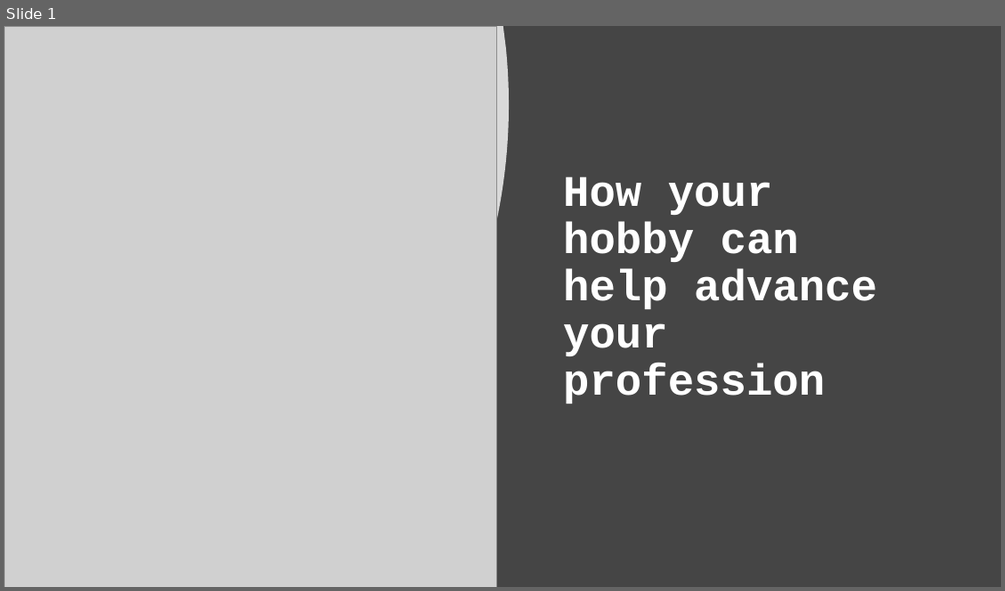
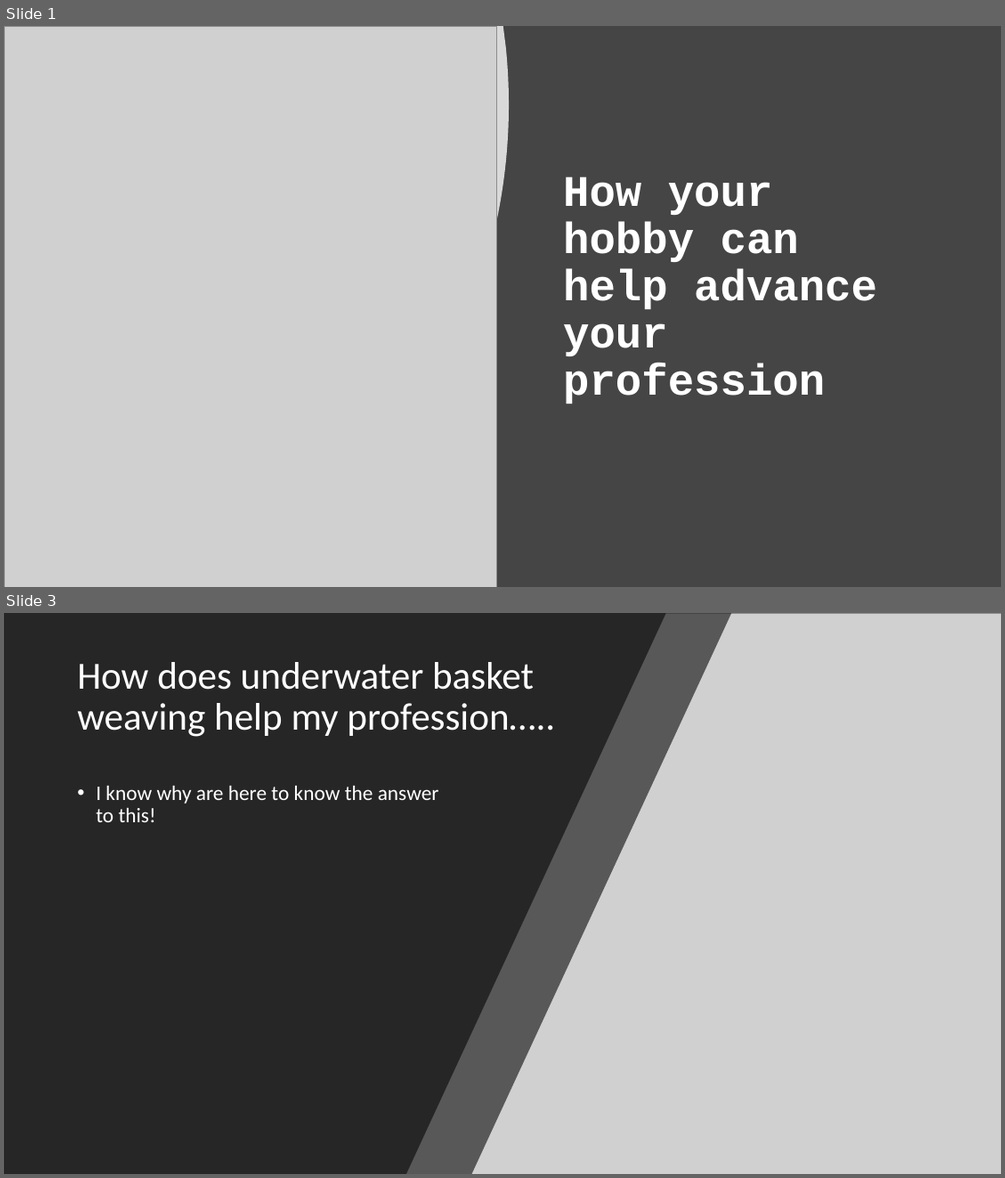
Before and after one commit to pulcher/hobby-helps-profession, a slide deck: How your hobby can help advance your profession.pptx. Shown one above the other, each under a label of ours: slide 1 before the commit, slides 1 and 3 after it; the slides between them are not shown. The pictures are 1005x591 and 1005x1178 pixels, drawn with LibreOffice and Linux fonts; fonts in the diff are those of the drawing; grey boxes stand for pictures. Boxes give left, top, right and bottom in pixels: in the first picture for what was removed or moved away, otherwise in the second. Text is boxed around its words. In the diff, an @@ line names an element or a change of style, - is before the commit and + after.

```diff
--- a/How your hobby can help advance your profession.pptx
+++ b/How your hobby can help advance your profession.pptx
@@ slide 3 added at <box>4,613,1001,1174</box>, background #000000 @@
@@ freeform shape added at <box>4,613,732,1174</box>, fill #262626 at 70% opacity @@
@@ freeform shape added at <box>4,613,666,1174</box>, fill #262626 @@
@@ picture added at <box>397,613,1001,1174</box> @@
@@ title added at <box>77,662,555,737</box>, 37 pt, text #FFFFFF @@
+How does underwater basket weaving help my profession…..
@@ text added at <box>96,785,439,822</box>, 20 pt, text #FFFFFF @@
+• I know why are here to know the answer to this!
```
Also in this commit, not shown: 1 slide changed, 13 other slides added.
